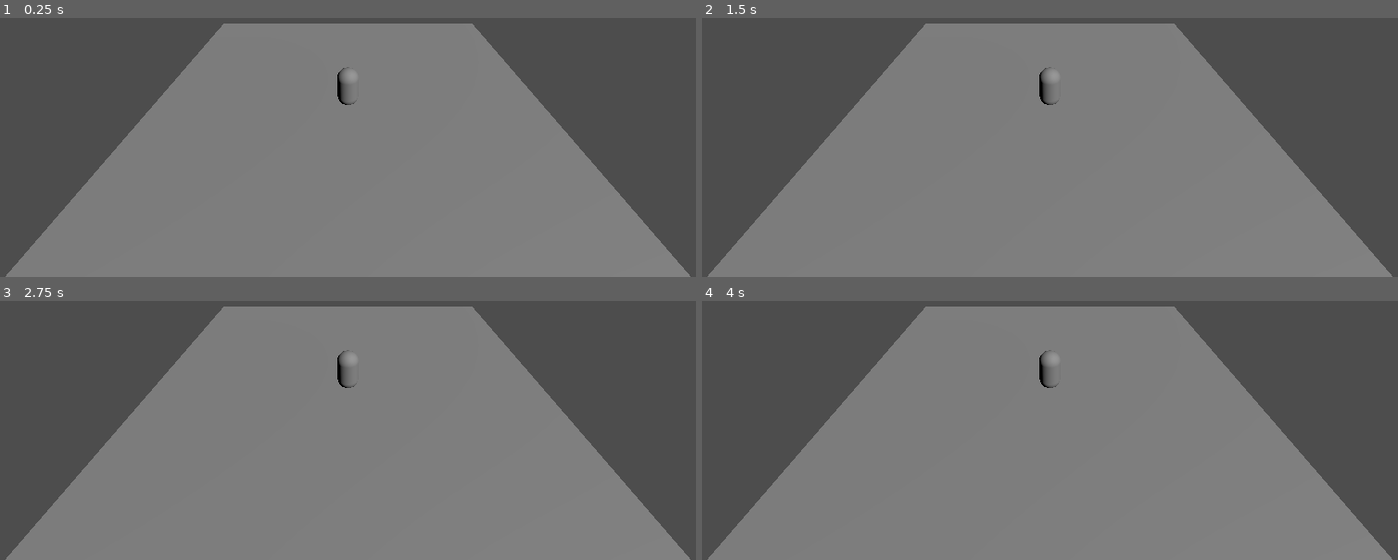
Above: before the commit, frames 1-4 (two rows, left to right).
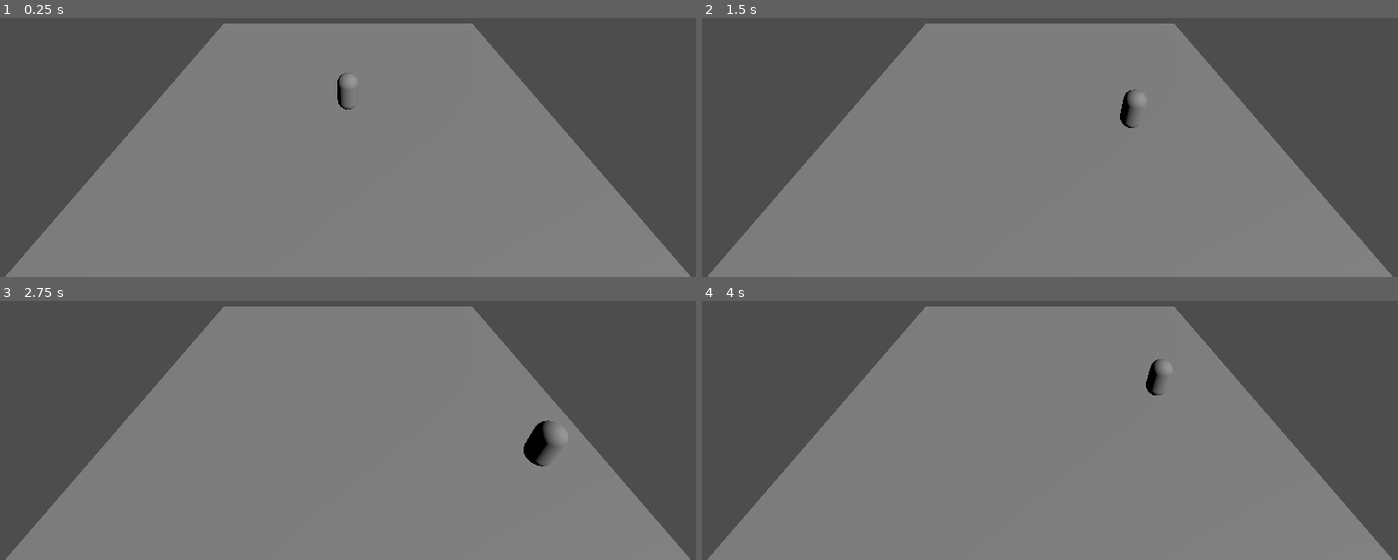
Above: after the commit, the same moments.

Repository: horangelmillan/godot_proyect
Game: Godot game, scene res://Main.tscn
Same seed, same stepped clock (60 frames per second), same inputs: the game is played once before the commit and once after it.
Inputs:
- Up to frame 1 (0.25 s): no input
- Up to frame 2 (1.5 s): tap Enter (ui_accept) at 0.5, 0.6, 0.77, 1.07, 1.35 s; hold Right (ui_right) 0.53-1.28 s; hold Down (ui_down) from 1.28 s (still down)
- Up to frame 3 (2.75 s): tap Enter (ui_accept) at 1.52, 1.82, 2.1 s; release Down (ui_down) at 2.03 s; hold Right (ui_right) from 2.03 s (still down)
- Up to frame 4 (4 s): release Right (ui_right) at 2.78 s; hold Up (ui_up) 2.78-3.53 s; tap Enter (ui_accept) at 2.85, 3.02, 3.32, 3.6, 3.77 s; hold Left (ui_left) from 3.53 s (still down)

The runs differ from the first frame. In frame 1, less than 0.1% of the frame differs, in the area x 48-52%, y 18-36%; in frame 2, 0.4%; in frame 3, 0.7%, in the area x 48-81%, y 18-64%; in frame 4, 0.4%.

Commit message:
Add movement, character fisics and colisions

Diff:
--- a/nuevo-proyecto-de-juego/Main.tscn
+++ b/nuevo-proyecto-de-juego/Main.tscn
@@ -1,6 +1,13 @@
 [gd_scene format=3 uid="uid://cmyxmqdjcmwb3"]
 
-[sub_resource type="BoxMesh" id="BoxMesh_rxg2q"]
+[ext_resource type="Script" uid="uid://d06w4qwkvwj2l" path="res://player.gd" id="1_glv2v"]
+
+[sub_resource type="PhysicsMaterial" id="PhysicsMaterial_glv2v"]
+
+[sub_resource type="BoxShape3D" id="BoxShape3D_uu6xs"]
+size = Vector3(20, 1, 20)
+
+[sub_resource type="BoxMesh" id="BoxMesh_r0du0"]
 size = Vector3(20, 1, 20)
 
 [sub_resource type="CapsuleMesh" id="CapsuleMesh_glv2v"]
@@ -9,11 +16,18 @@
 
 [node name="Node3D" type="Node3D" unique_id=1222257783]
 
-[node name="Floor" type="MeshInstance3D" parent="." unique_id=1748456778]
-mesh = SubResource("BoxMesh_rxg2q")
+[node name="StaticBody3D" type="StaticBody3D" parent="." unique_id=1016861947]
+physics_material_override = SubResource("PhysicsMaterial_glv2v")
+
+[node name="CollisionShape3D" type="CollisionShape3D" parent="StaticBody3D" unique_id=1252760461]
+shape = SubResource("BoxShape3D_uu6xs")
+
+[node name="MeshInstance3D" type="MeshInstance3D" parent="StaticBody3D" unique_id=924341269]
+mesh = SubResource("BoxMesh_r0du0")
 
 [node name="Player" type="CharacterBody3D" parent="." unique_id=96031228]
 transform = Transform3D(1, 0, 0, 0, 1, 0, 0, 0, 1, 0, 2, 0)
+script = ExtResource("1_glv2v")
 
 [node name="MeshInstance3D" type="MeshInstance3D" parent="Player" unique_id=69966399]
 mesh = SubResource("CapsuleMesh_glv2v")
--- /dev/null
+++ b/nuevo-proyecto-de-juego/player.gd
@@ -0,0 +1,28 @@
+extends CharacterBody3D
+
+
+const SPEED = 5.0
+const JUMP_VELOCITY = 4.5
+
+
+func _physics_process(delta: float) -> void:
+	# Add the gravity.
+	if not is_on_floor():
+		velocity += get_gravity() * delta
+
+	# Handle jump.
+	if Input.is_action_just_pressed("ui_accept") and is_on_floor():
+		velocity.y = JUMP_VELOCITY
+
+	# Get the input direction and handle the movement/deceleration.
+	# As good practice, you should replace UI actions with custom gameplay actions.
+	var input_dir := Input.get_vector("ui_left", "ui_right", "ui_up", "ui_down")
+	var direction := (transform.basis * Vector3(input_dir.x, 0, input_dir.y)).normalized()
+	if direction:
+		velocity.x = direction.x * SPEED
+		velocity.z = direction.z * SPEED
+	else:
+		velocity.x = move_toward(velocity.x, 0, SPEED)
+		velocity.z = move_toward(velocity.z, 0, SPEED)
+
+	move_and_slide()
Not shown, added: nuevo-proyecto-de-juego/player.gd.uid
